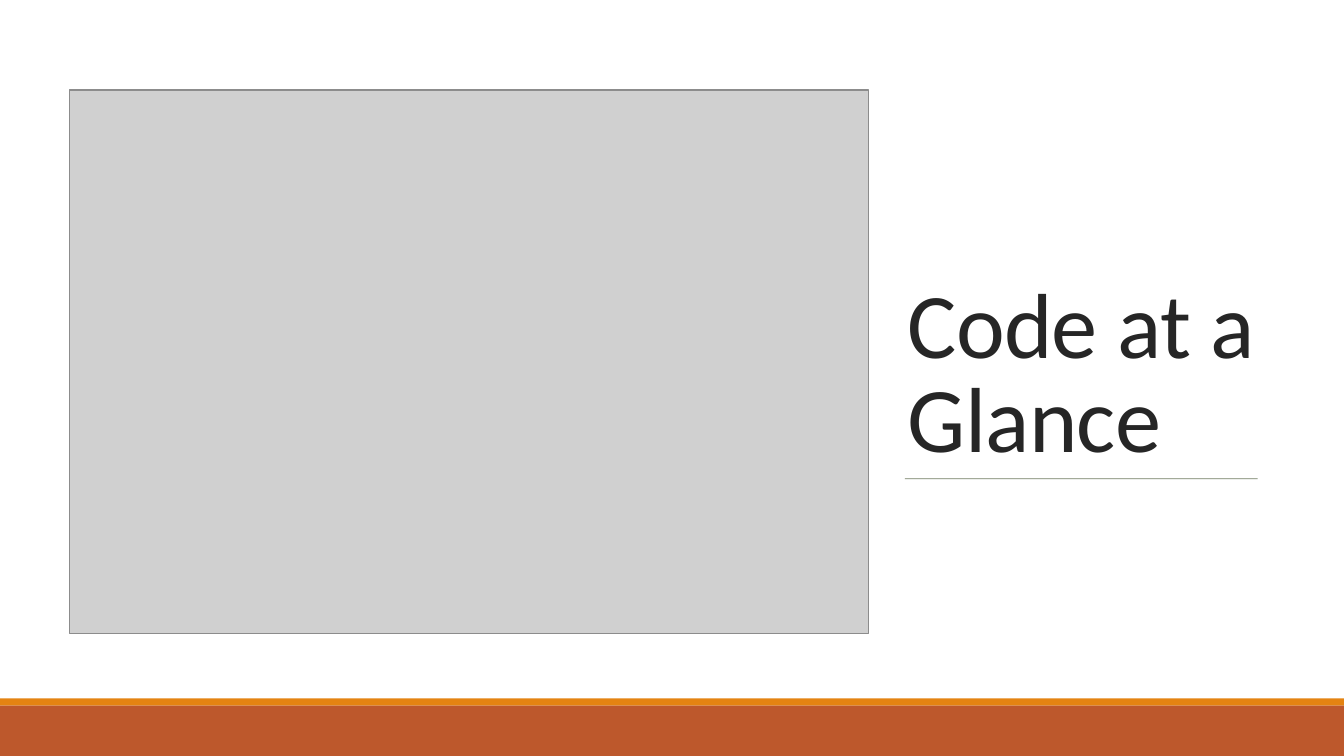
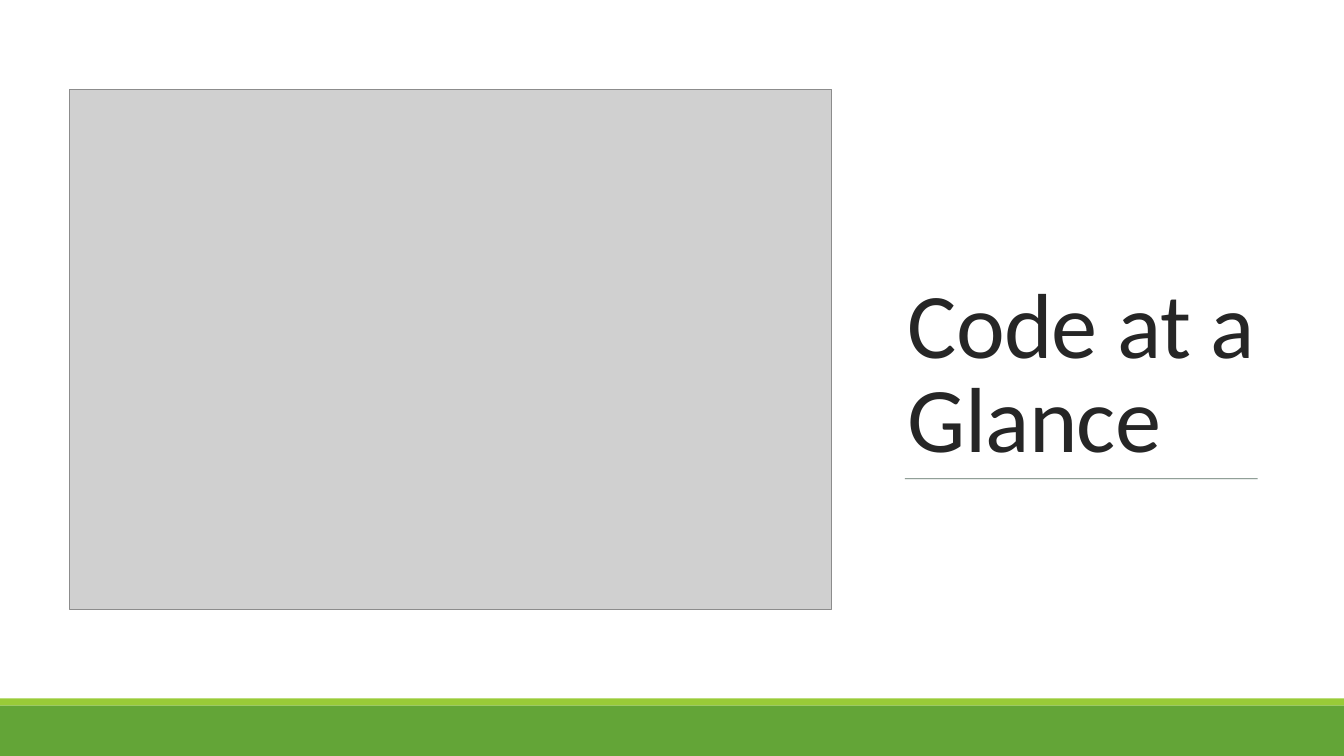
Before and after one commit to msu-eele-465/project5-aaron-beau, a slide deck: slide 3 of docs/assets/project5-presentation.pptx. Drawn at 1344x756 pixels with LibreOffice and Linux fonts; fonts in the diff are those of the drawing; grey boxes stand for pictures. Boxes give left, top, right and bottom in pixels: in the first picture for what was removed or moved away, otherwise in the second. Text is boxed around its words. In the diff, an @@ line names an element or a change of style, - is before the commit and + after.

```diff
--- a/docs/assets/project5-presentation.pptx
+++ b/docs/assets/project5-presentation.pptx
@@ picture: place and size @@
-picture at <box>70,90,869,633</box>
+picture at <box>70,89,832,609</box>
@@ line (905, 479) - (1258, 479): stroke #637052 0.5 pt to #455F51 0.5 pt @@
@@ rectangle at <box>0,699,1344,706</box>: fill #E48312 to #99CB38 @@
@@ rectangle at <box>0,706,1344,756</box>: fill #BD582C to #63A537 @@
```
Also in this commit, not shown: 5 other slides changed, 4 slides added, 5 slides removed.
